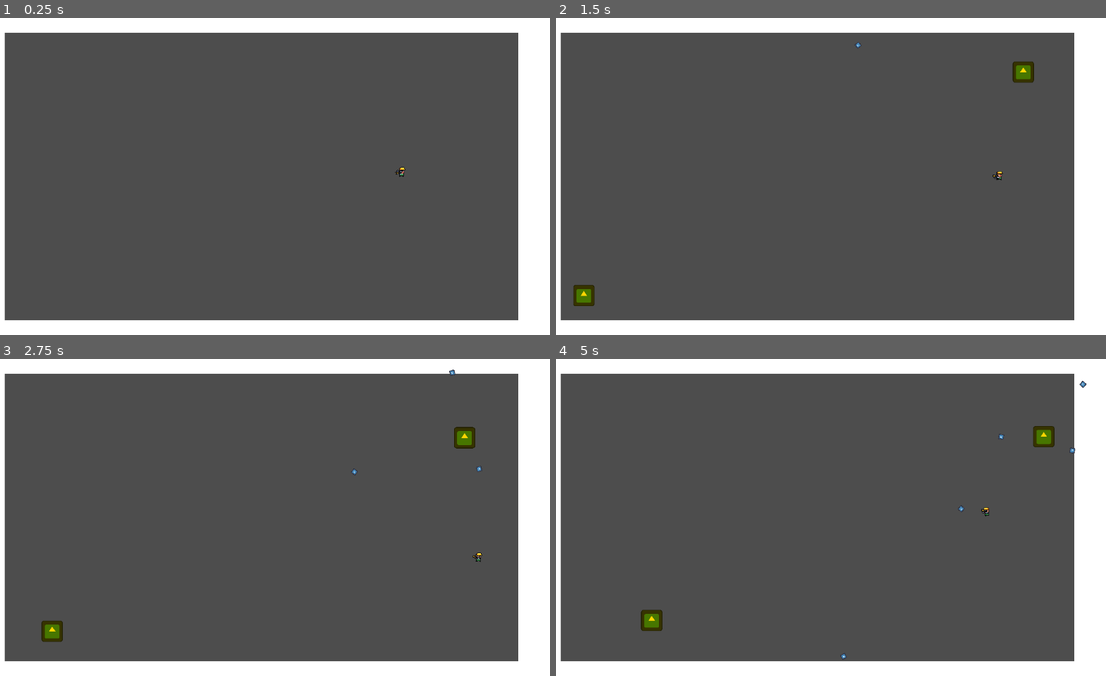
Above: before the commit, frames 1-4 (two rows, left to right).
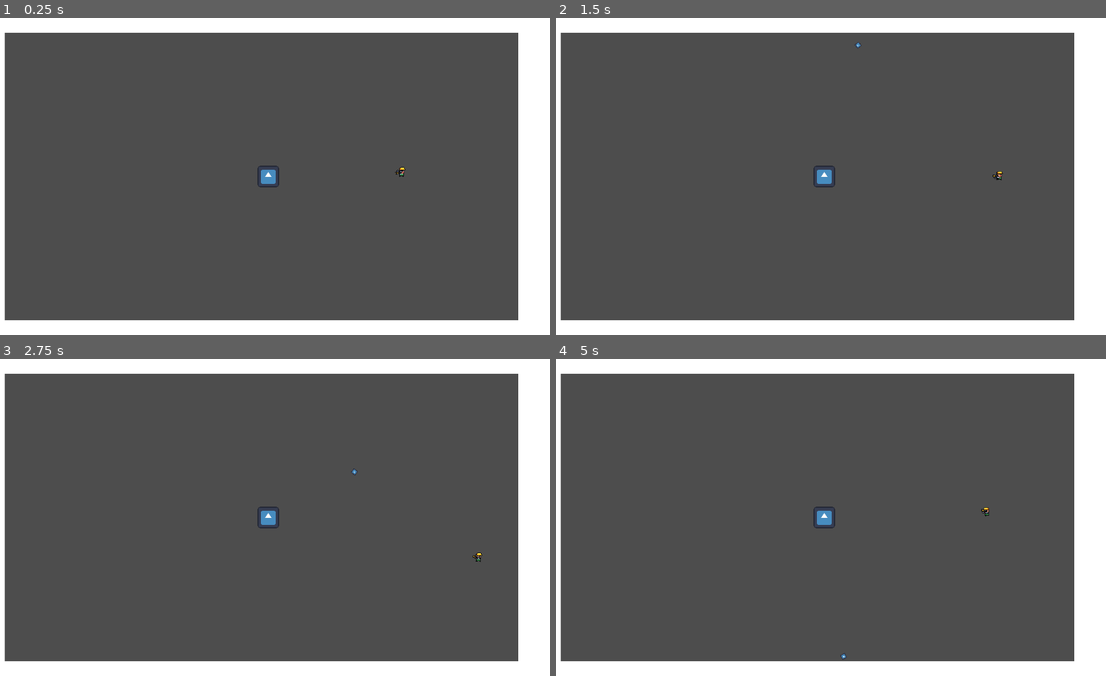
Above: after the commit, the same moments.

Repository: Starlight00-L/Bullet-Hell-Jam-Consequences
Game: Godot game, scene res://src/test_scene.tscn
Two runs of this game, one before a commit and one after it. Both use one fixed random seed, a clock stepped at 60 frames per second and the inputs below. The engine's default icon, where the game draws it, is replaced by a stand-in: a white triangle on a blue panel in a dark square.
Inputs (mouse positions are in pixels of both pictures, inside the frame that each line leads up to):
- Up to frame 1 (0.25 s): no input
- Up to frame 2 (1.5 s): move the mouse to (946, 160) at 0.52 s; press the mouse at (946, 160) at 0.53 s; hold D (Right) 0.53-1.28 s; move the mouse to (710, 192) at 1.27 s; release the mouse at (710, 192) at 1.28 s; hold S (Down) from 1.28 s (still down); click (710, 192) at 1.35 s
- Up to frame 3 (2.75 s): move the mouse to (324, 447) at 2.02 s; release S (Down) at 2.03 s; press the mouse at (324, 447) at 2.03 s; hold D (Right) from 2.03 s (still down)
- Up to frame 4 (5 s): move the mouse to (798, 580) at 2.77 s; release D (Right) at 2.78 s; release the mouse at (798, 580) at 2.78 s; hold W (Up) 2.78-3.53 s; click (798, 580) at 2.85 s; move the mouse to (996, 565) at 3.52 s; press the mouse at (996, 565) at 3.53 s; hold A (Left) from 3.53 s (still down); move the mouse to (655, 469) at 4.27 s; release the mouse at (655, 469) at 4.28 s; click (655, 469) at 4.35 s

The runs differ from the first frame. In frame 1, 0.2% of the frame differs, in the area x 46-51%, y 46-54%; in frame 2, 0.7%; in frame 3, 0.7%; in frame 4, 0.8%, in the area x 15-97%, y 6-86%.

Commit message:
Game Manager started
Made a Game Manager that will control the game when its played, handling when waves start and detect when waves end

Diff:
--- /dev/null
+++ b/Scripts/Bullet Manager.gd
@@ -0,0 +1,14 @@
+class_name Bullet_Manager
+extends Node2D
+
+var bullets_in_play : Array[Bullet]
+
+func add_bullet(new_bullet : Bullet):
+	bullets_in_play.append(new_bullet)
+
+func destroy_bullets():
+	for b in bullets_in_play:
+		if b != null:
+			b.queue_free()
+
+	bullets_in_play.clear()
--- a/Scripts/Bullet.gd
+++ b/Scripts/Bullet.gd
@@ -2,6 +2,7 @@
 extends CharacterBody2D
 
 @onready var lifetime_timer = $Lifetime
+@onready var bullet_sprite = $"Bullet Sprite"
 
 @export var group_name : String
 @export var lifetime : float = 3
@@ -18,6 +19,9 @@
 	lifetime_timer.start()
 	global_position = spawn_pos
 	global_rotation = spawn_rot
+
+func _process(delta):
+	bullet_sprite.look_at(bullet_sprite.global_transform.origin + velocity)
 
 func _physics_process(delta):
 	velocity = Vector2(speed * 100, 0).rotated(move_dir)
--- a/Scripts/Enemy attack.gd
+++ b/Scripts/Enemy attack.gd
@@ -14,6 +14,11 @@
 
 @export var attack_pattern_stats : Attack_Pattern
 @export var randomize_attack : bool = false
+
+var bullet_controller : Bullet_Manager
+
+func _ready():
+	bullet_controller = get_parent().get_parent().get_node("Bullet Manager")
 
 func _process(delta):
 	var new_rotation = rotator.rotation_degrees + rotate_speed * delta
@@ -53,6 +58,7 @@
 		new_bullet.rot_speed = bullet_rotation
 		new_bullet.lifetime = 10
 		get_parent().get_parent().add_child(new_bullet)
+		bullet_controller.add_bullet(new_bullet)
 
 
 func _on_shoot_timeout():
--- /dev/null
+++ b/Scripts/Game Manager.gd
@@ -0,0 +1,25 @@
+class_name Game_Manager
+extends Node2D
+
+@export var wave_manager : Wave_Manager
+@export var bullet_manager : Bullet_Manager
+@export var player : Player_Script
+@onready var wave_detector = $"Wave Detector"
+@onready var next_wave_timer = $"Next Wave"
+
+func _ready():
+	wave_manager.connect("wave_end", start_buffer)
+
+func start_buffer():
+	bullet_manager.destroy_bullets()
+	next_wave_timer.start()
+
+func _on_start_wave_detector_area_entered(area):
+	if area.is_in_group("Player"):
+		if !wave_manager.wave_in_progress:
+			wave_manager.start_wave()
+			wave_detector.position = Vector2(0, 1500)
+
+
+func _on_next_wave_timeout():
+	wave_detector.position = Vector2(0, 0)
--- a/Scripts/Wave_Controller.gd
+++ b/Scripts/Wave_Controller.gd
@@ -3,7 +3,6 @@
 
 @onready var enemy = preload("res://src/enemy.tscn")
 @onready var spawn_delay_timer = $Spawn_Delay
-@onready var between_waves_timer = $"Time Between Waves"
 
 @export var spawn_points : Array[Node2D]
 @export var attack_pattern_difficulties : Array[Attack_Pattern]
@@ -17,6 +16,8 @@
 
 var enemy_parent
 
+signal wave_end
+
 func _ready():
 	enemy_parent = get_parent()
 
@@ -25,8 +26,6 @@
 		num_of_enemies_per_wave.append(enemy_num)
 
 	current_difficulty = attack_pattern_difficulties[0]
-
-	start_wave()
 
 func _process(delta):
 	if wave_in_progress && total_enemies_in_wave == 0:
@@ -41,9 +40,9 @@
 	spawn_delay_timer.start()
 
 func end_wave():
+	emit_signal("wave_end")
 	print("Wave ", current_wave + 1, " ended!")
 	wave_in_progress = false
-	between_waves_timer.start()
 
 func check_difficulty():
 	if (current_wave + 1) % attack_pattern_difficulties.size() == 0:
@@ -68,7 +67,3 @@
 	if total_enemies_in_wave != num_of_enemies_per_wave[current_wave]:
 		spawn_delay_timer.wait_time = randf_range(0, max_spawn_wait_time)
 		spawn_delay_timer.start()
-
-
-func _on_time_between_waves_timeout():
-	start_wave()
--- a/src/Bullet.tscn
+++ b/src/Bullet.tscn
@@ -17,7 +17,7 @@
 shape = SubResource("CircleShape2D_pvmh1")
 disabled = true
 
-[node name="Sprite2D" type="Sprite2D" parent="."]
+[node name="Bullet Sprite" type="Sprite2D" parent="."]
 texture = ExtResource("2_bilby")
 
 [node name="Bullet Area Detection" type="Area2D" parent="."]
--- /dev/null
+++ b/src/bullet_manager.tscn
@@ -0,0 +1,6 @@
+[gd_scene load_steps=2 format=3 uid="uid://daxdbqffue5wg"]
+
+[ext_resource type="Script" path="res://Scripts/Bullet Manager.gd" id="1_2wset"]
+
+[node name="Bullet Manager" type="Node2D"]
+script = ExtResource("1_2wset")
--- a/src/test_scene.tscn
+++ b/src/test_scene.tscn
@@ -1,7 +1,13 @@
-[gd_scene load_steps=6 format=3 uid="uid://276fchlh457k"]
+[gd_scene load_steps=10 format=3 uid="uid://276fchlh457k"]
 
+[ext_resource type="Script" path="res://Scripts/Game Manager.gd" id="1_gelby"]
+[ext_resource type="Texture2D" uid="uid://cucc5hgxj4n7v" path="res://icon.svg" id="2_80obo"]
 [ext_resource type="PackedScene" uid="uid://bh5yqa5qo45gc" path="res://src/player.tscn" id="2_ljytq"]
 [ext_resource type="PackedScene" uid="uid://bmsbx10pnv1ex" path="res://src/wave_manager.tscn" id="2_s2u10"]
+[ext_resource type="PackedScene" uid="uid://daxdbqffue5wg" path="res://src/bullet_manager.tscn" id="4_kv0i6"]
+
+[sub_resource type="CircleShape2D" id="CircleShape2D_8uf0d"]
+radius = 71.1126
 
 [sub_resource type="CanvasTexture" id="CanvasTexture_q4d5l"]
 
@@ -11,7 +17,24 @@
 [sub_resource type="RectangleShape2D" id="RectangleShape2D_0yu8g"]
 size = Vector2(3448, 189)
 
-[node name="Test Scene" type="Node2D"]
+[node name="Test Scene" type="Node2D" node_paths=PackedStringArray("wave_manager", "bullet_manager", "player")]
+script = ExtResource("1_gelby")
+wave_manager = NodePath("Wave Manager")
+bullet_manager = NodePath("Bullet Manager")
+player = NodePath("Player")
+
+[node name="Wave Detector" type="Sprite2D" parent="."]
+z_index = -3
+texture = ExtResource("2_80obo")
+
+[node name="Start Wave Detector" type="Area2D" parent="Wave Detector"]
+
+[node name="CollisionShape2D" type="CollisionShape2D" parent="Wave Detector/Start Wave Detector"]
+shape = SubResource("CircleShape2D_8uf0d")
+
+[node name="Next Wave" type="Timer" parent="."]
+wait_time = 2.0
+one_shot = true
 
 [node name="Camera2D" type="Camera2D" parent="."]
 zoom = Vector2(0.34, 0.34)
@@ -85,6 +108,9 @@
 
 [node name="Wave Manager" parent="." node_paths=PackedStringArray("spawn_points") instance=ExtResource("2_s2u10")]
 spawn_points = [NodePath("Spawn Point 1"), NodePath("Spawn Point 2"), NodePath("Spawn Point 3"), NodePath("Spawn Point 4")]
+num_of_enemies_per_wave = Array[int]([])
+total_num_of_waves = 30
+max_spawn_wait_time = 2.0
 
 [node name="Spawn Point 1" type="Node2D" parent="Wave Manager"]
 position = Vector2(-1432, -746)
@@ -97,3 +123,8 @@
 
 [node name="Spawn Point 4" type="Node2D" parent="Wave Manager"]
 position = Vector2(-1449, 717)
+
+[node name="Bullet Manager" parent="." instance=ExtResource("4_kv0i6")]
+
+[connection signal="area_entered" from="Wave Detector/Start Wave Detector" to="." method="_on_start_wave_detector_area_entered"]
+[connection signal="timeout" from="Next Wave" to="." method="_on_next_wave_timeout"]
--- a/src/wave_manager.tscn
+++ b/src/wave_manager.tscn
@@ -15,9 +15,4 @@
 [node name="Spawn_Delay" type="Timer" parent="."]
 one_shot = true
 
-[node name="Time Between Waves" type="Timer" parent="."]
-wait_time = 5.0
-one_shot = true
-
 [connection signal="timeout" from="Spawn_Delay" to="." method="_on_spawn_delay_timeout"]
-[connection signal="timeout" from="Time Between Waves" to="." method="_on_time_between_waves_timeout"]
